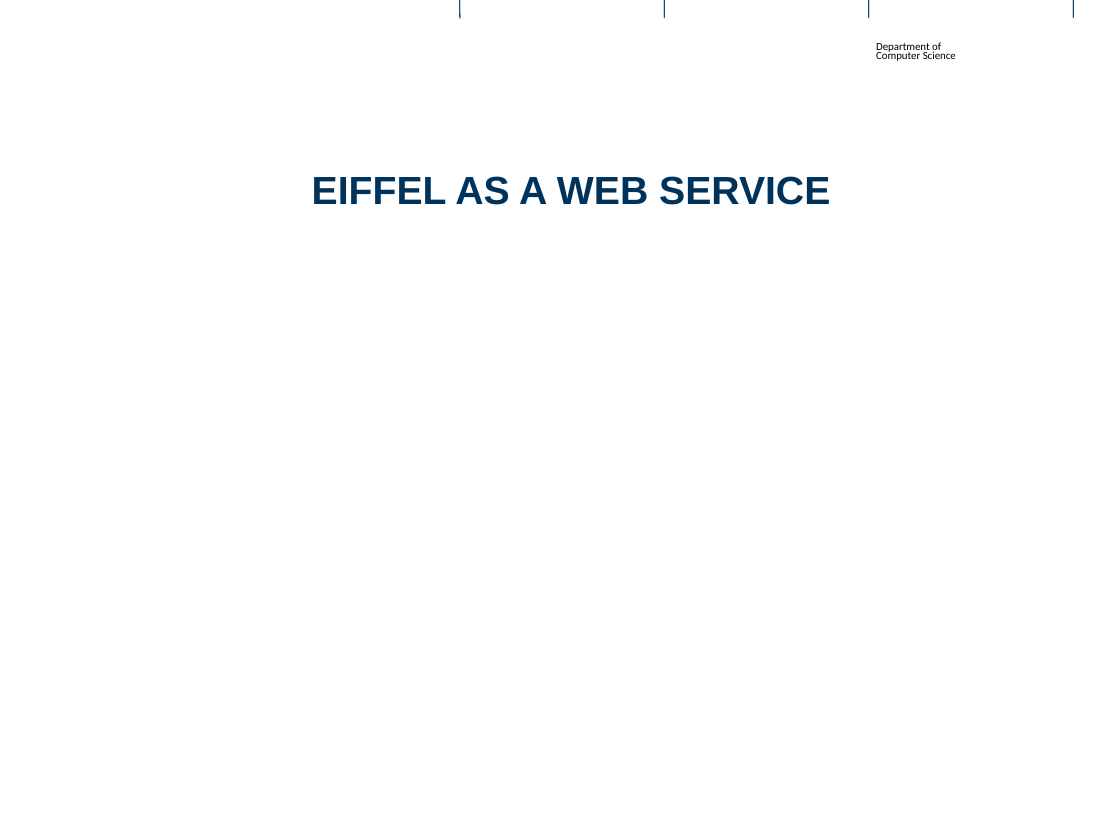
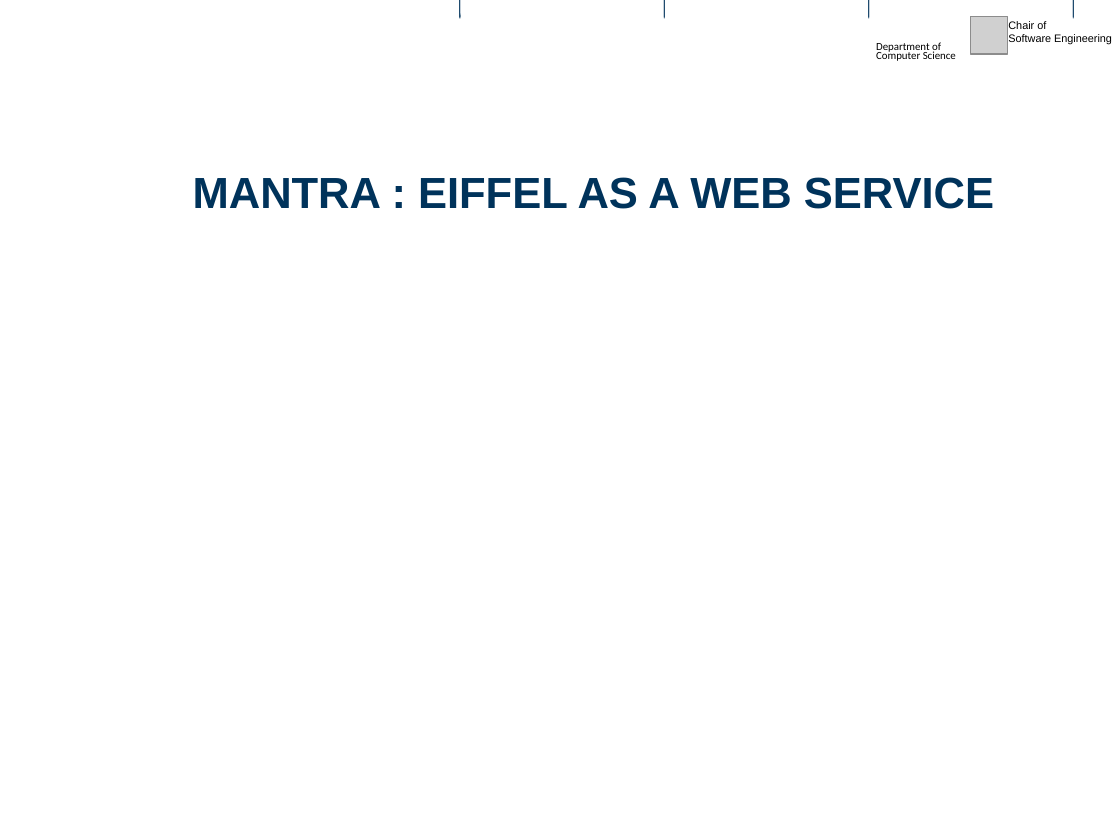
Before and after one commit to kediamanav/Mantra, a slide deck: slide 1 of server_app/my_project.pptx. Drawn at 1120x840 pixels with LibreOffice and Linux fonts; fonts in the diff are those of the drawing; grey boxes stand for pictures; background and template pictures are left out. Boxes give left, top, right and bottom in pixels: in the first picture for what was removed or moved away, otherwise in the second. Text is boxed around its words. In the diff, an @@ line names an element or a change of style, - is before the commit and + after.

```diff
--- a/server_app/my_project.pptx
+++ b/server_app/my_project.pptx
@@ picture added at (971, 17, 1008, 55) @@
@@ text added at (1008, 21, 1112, 44), 7 pt, text #000000 @@
+Chair of
+Software Engineering
@@ title at (193, 177, 994, 209): text changed; size 25.2 to 28 pt @@
-EIFFEL AS A WEB SERVICE
+MANTRA : EIFFEL AS A WEB SERVICE
```
Also in this commit, not shown: 13 other slides changed, 2 slides added, 4 slides removed, 4 other files.
